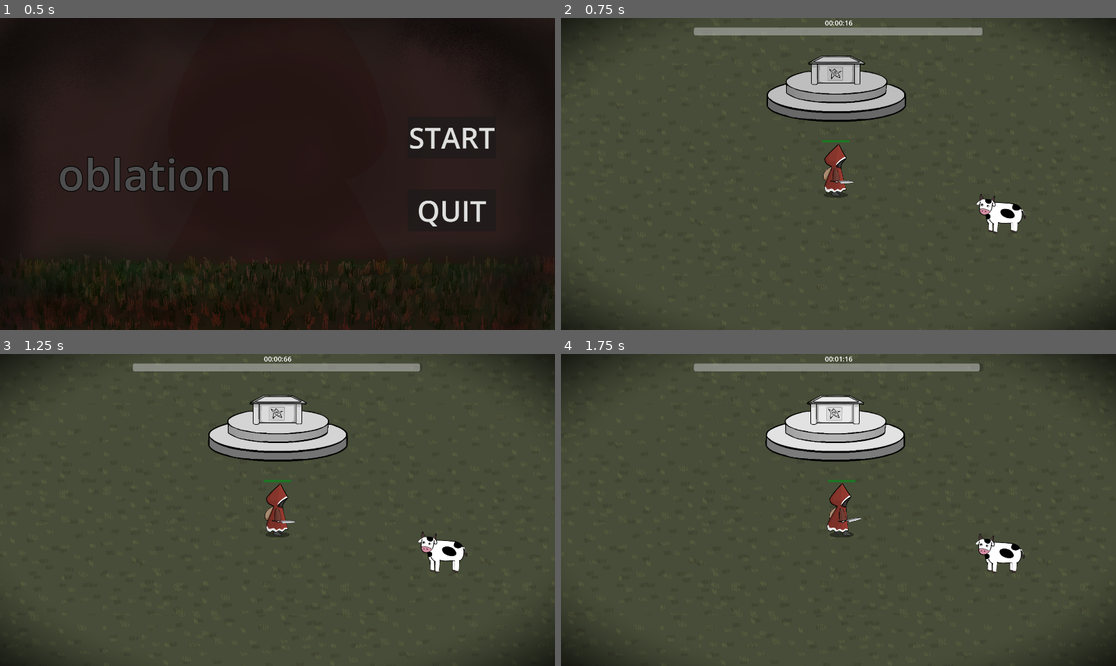
Above: before the commit, frames 1-4 (two rows, left to right).
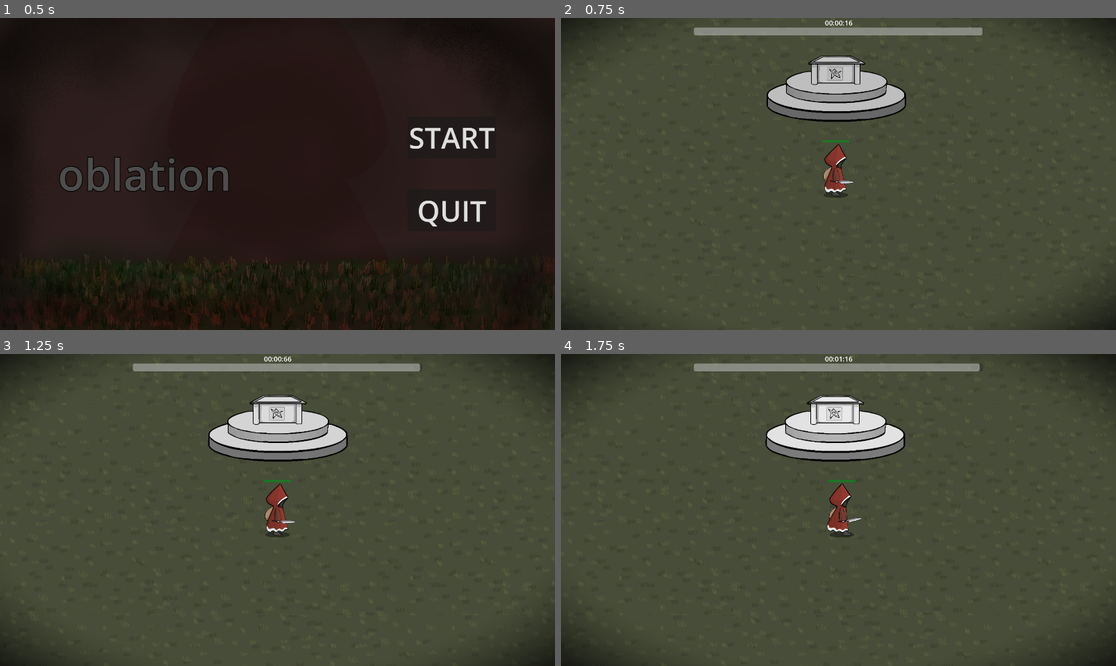
Above: after the commit, the same moments.

Repository: ldg030917/IstTechGameJam2025
Game: Godot game, scene res://scene/Lobby.tscn
The game is run twice, just before and just after one commit, with the same random seed, the same clock (stepped at 60 frames per second) and the same inputs. The engine's default icon, where the game draws it, is replaced by a stand-in: a white triangle on a blue panel in a dark square.
Inputs:
- Up to frame 1 (0.5 s): no input
- Up to frame 2 (0.75 s): click "START" at 0.5 s
- Up to frame 3 (1.25 s): no input
- Up to frame 4 (1.75 s): hold Right (right) from 1.28 s (still down); tap Space (attack) at 1.35 s

Frame 1 is identical in both runs. In frame 2, 0.6% of the frame differs, in the area x 74-84%, y 56-70%; in frame 3, 0.6%, in the area x 75-85%, y 57-71%; in frame 4, 0.6%.

Commit message:
final effects

Diff:
--- a/scene/Main.tscn
+++ b/scene/Main.tscn
@@ -9,9 +9,10 @@
 [ext_resource type="PackedScene" uid="uid://bner5cmiorp76" path="res://scene/Sheep.tscn" id="6_03owx"]
 [ext_resource type="PackedScene" uid="uid://dsgur8u5aiq6d" path="res://scene/Fanatic.tscn" id="7_wkp8b"]
 [ext_resource type="PackedScene" uid="uid://c4vsy48i62d6f" path="res://scene/Heretic.tscn" id="8_20pc6"]
-[ext_resource type="PackedScene" uid="uid://bn10f2lfhpq5i" path="res://scene/HUD.tscn" id="8_eik88"]
+[ext_resource type="PackedScene" uid="uid://dbi4ickyxfb4y" path="res://scene/HUD.tscn" id="8_eik88"]
 [ext_resource type="PackedScene" uid="uid://c610q3ejgkn6l" path="res://scene/CameraEffect.tscn" id="9_pnqar"]
 [ext_resource type="PackedScene" uid="uid://ciabeohkho45" path="res://scene/Timer.tscn" id="11_x4yfu"]
+[ext_resource type="PackedScene" uid="uid://d2tgoonubhv6u" path="res://scene/alter_indicator.tscn" id="12_hrl0l"]
 [ext_resource type="PackedScene" uid="uid://mlmtmy7ahit1" path="res://scene/GameOverScreen.tscn" id="13_hrl0l"]
 
 [node name="Main" type="Node2D"]
@@ -40,15 +41,18 @@
 spawn_attempts_per_tick = 15
 player = NodePath("../player")
 
-[node name="Sacrifice" parent="." instance=ExtResource("5_trn2v")]
-position = Vector2(573, 163)
-speed = 180.0
-chase_speed = 700.0
-
 [node name="CameraEffect" parent="." instance=ExtResource("9_pnqar")]
+min_radius = 0.1
+max_radius = 1.0
+change_step = 0.1
 
 [node name="Control" parent="." node_paths=PackedStringArray("player") instance=ExtResource("8_eik88")]
 player = NodePath("../player")
+
+[node name="AlterIndicator" parent="Control" node_paths=PackedStringArray("altar", "player") instance=ExtResource("12_hrl0l")]
+z_index = 10
+altar = NodePath("../../Altar")
+player = NodePath("../../player")
 
 [node name="Timer" parent="." instance=ExtResource("11_x4yfu")]
 
--- a/script/Global.gd
+++ b/script/Global.gd
@@ -19,6 +19,9 @@
 	god_gauge -= delta * a
 	check_cond()
 
+func is_rage():
+	return god_gauge <= rage_threshold
+
 func check_cond():
 	if god_gauge <= rage_threshold and not rage_mode_active:
 		rage_mode_active = true
--- a/script/Sacrifice.gd
+++ b/script/Sacrifice.gd
@@ -41,6 +41,8 @@
 		$AttackArea/CollisionShape2D.disabled = true
 	Global.rage_mode_activated.connect(_on_rage_mode_activated)
 	Global.rage_mode_deactivated.connect(_on_rage_mode_deactivated)
+	if Global.is_rage():
+		rage()
 
 func _input(event: InputEvent) -> void:
 	if event.is_action_pressed("devote") and player != null and !is_heartpop:
@@ -159,6 +161,7 @@
 
 	#print("hurt")
 	if hp <= 0:
+		unrage()
 		state = State.DEAD
 		$SightArea/CollisionShape2D.disabled = true
 		$ChaseArea/CollisionShape2D.disabled = true
@@ -232,12 +235,17 @@
 		state = State.ATTACK
 
 func _on_rage_mode_activated():
-	print("gotit")
+	rage()
+
+func _on_rage_mode_deactivated():
+	unrage()
+
+func rage():
 	rage_effect.visible = true
 	speed *= 1.5
 	chase_speed *= 1.5
 
-func _on_rage_mode_deactivated():
+func unrage():
 	rage_effect.visible = false
 	speed *= 0.66
 	chase_speed *= 0.66
Not shown: 1 places in scene/Main.tscn that only renumber resources
